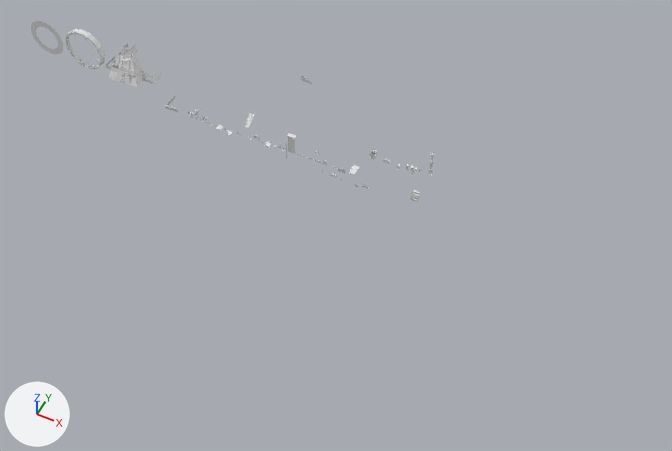
An edit to the FBX model Great Seal Recreation/Assets/Meshes/allMeshesExport.fbx, drawn before and after from the same camera.
Camera for both pictures: a 50 mm lens placed at (655.0, -751.0, 815.0), pointed at (313.0, -68.0, -38.0). Arrows for +X, +Y and +Z are at lower left; the lights stay in place. Materials are left out; every surface is plain grey. Where no turn or scale is listed for an object, it has been applied to the vertices.

The first picture shows 'Pyramid0', 'Pyramid0Ring1'.
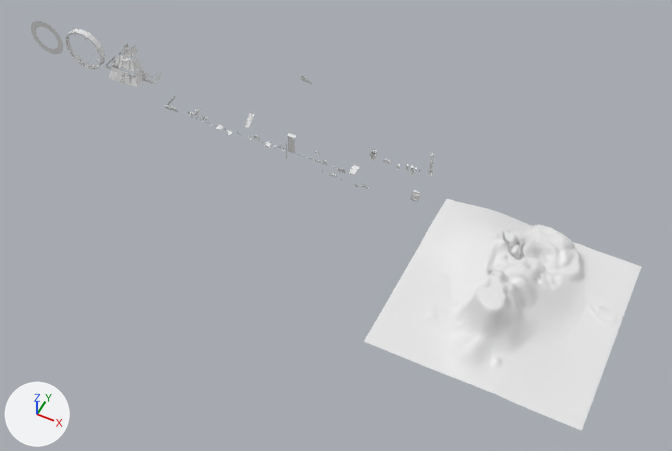
What differs and where, as boxes [x1, y1, x2, y2] in the pictures (672 x 451 px):
'Terrain', added: after [364, 199, 642, 431]

The change, as a list of edits to the scene's bpy script:
```text
Add me_terrain:
    me_terrain.from_pydata(...)  # 14640 vertices, 14399 faces; spans x -236.0..0.0, y -232.0..0.0, z 0.0..52.0
Add ob_terrain:
    ob_terrain = bpy.data.objects.new('Terrain', me_terrain)
    ob_terrain.location = (664.0, 0.0, 0.0)
```
